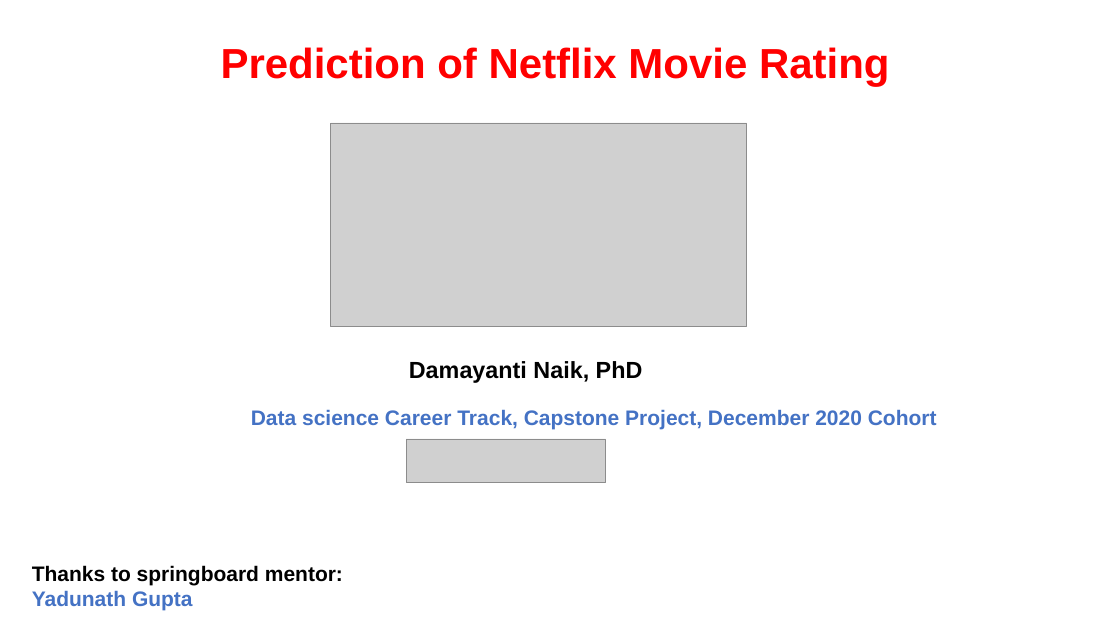
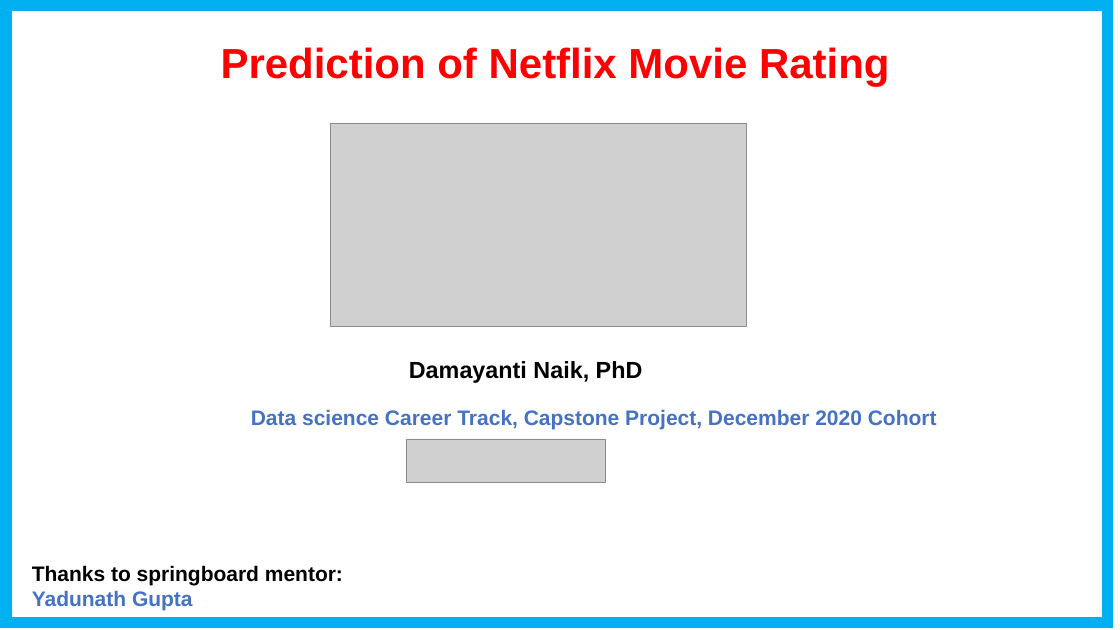
Before and after one commit to damayantinaik/Prediction_of_Netfilx_movie_rating, a slide deck: slide 1 of Report/Netflix_presentation.pptx. Drawn at 1120x630 pixels with LibreOffice and Linux fonts; fonts in the diff are those of the drawing; grey boxes stand for pictures. Boxes give left, top, right and bottom in pixels: in the first picture for what was removed or moved away, otherwise in the second. Text is boxed around its words. In the diff, an @@ line names an element or a change of style, - is before the commit and + after.

```diff
--- a/Report/Netflix_presentation.pptx
+++ b/Report/Netflix_presentation.pptx
@@ rectangle added at (6, 5, 1107, 623), outline #00B0F0 10 pt @@
```
Also in this commit, not shown: 1 slide added.
